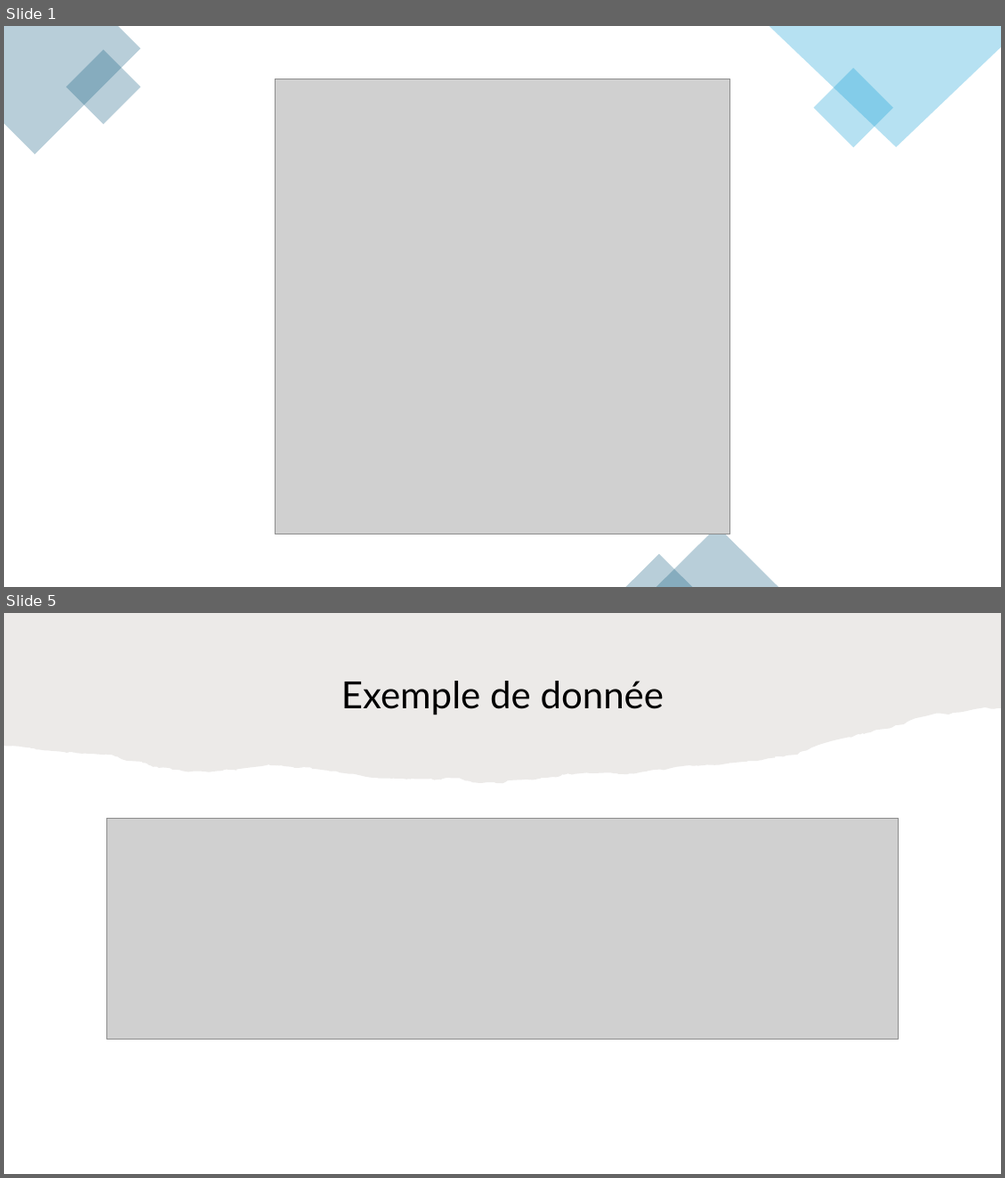
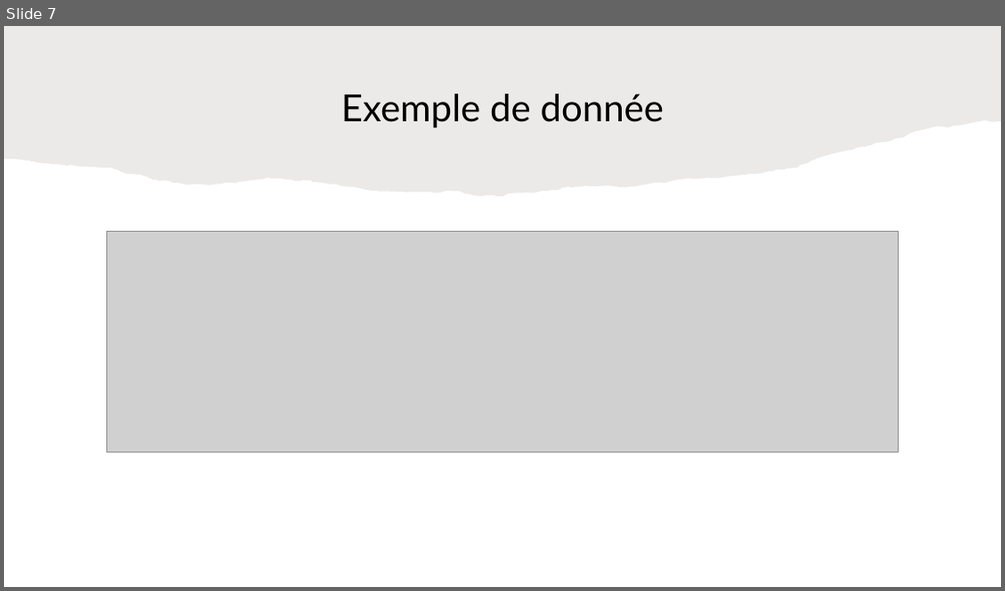
Before and after one commit to yanis26x/frontend-Sp0ti5, a slide deck: src/assets/PrésentationCollecte.pptx. Shown one above the other, each under a label of ours: slides 1 and 5 before the commit, slide 7 after it; the slides between them are not shown. The pictures are 1005x1178 and 1005x591 pixels, drawn with LibreOffice and Linux fonts; fonts in the diff are those of the drawing; grey boxes stand for pictures. Boxes give left, top, right and bottom in pixels: in the first picture for what was removed or moved away, otherwise in the second. Text is boxed around its words. In the diff, an @@ line names an element or a change of style, - is before the commit and + after.

```diff
--- a/src/assets/PrésentationCollecte.pptx
+++ b/src/assets/PrésentationCollecte.pptx
@@ slide 1 removed at (4,26,1001,587), background #FFFFFF @@
@@ freeform shape removed at (4,26,141,154) @@
@@ rectangle removed at (66,49,141,125) @@
@@ freeform shape removed at (769,26,1001,147) @@
@@ picture removed at (275,79,730,534) @@
@@ rectangle removed at (813,68,893,148) @@
@@ triangle removed at (656,526,778,587) @@
@@ triangle removed at (626,554,693,587) @@
@@ what was slide 5 is now slide 7 @@
```
Also in this commit, not shown: 1 slide changed, 3 slides added, 3 other files.
